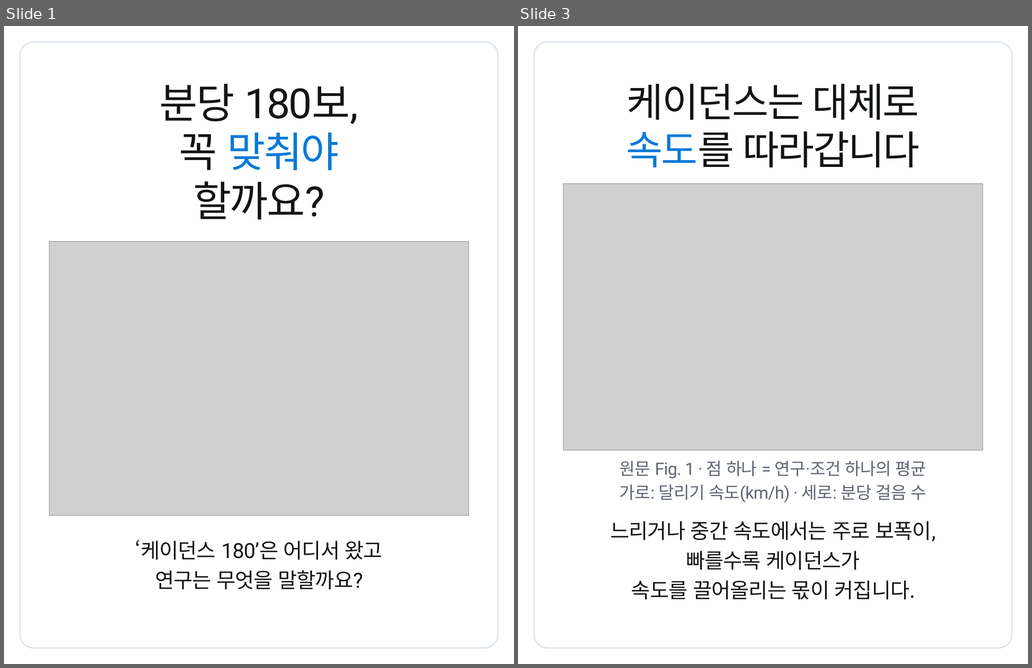
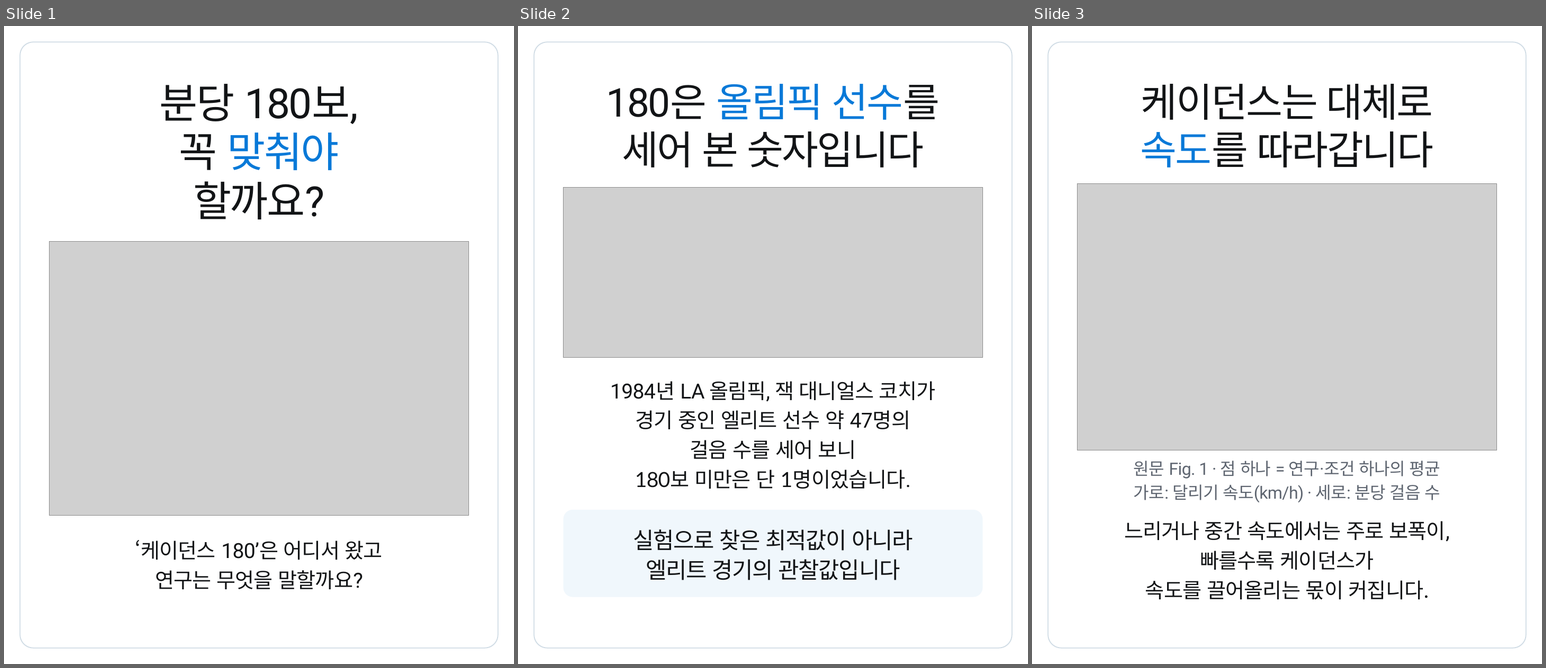
Before and after one commit to js920915-cyber/New-box, a slide deck: content/cadence-180-rule/adobe-express/cadence-180-rule-express.pptx. Shown side by side, each under a label of ours: slides 1 and 3 before the commit, slides 1, 2 and 3 after it; the slides between them are not shown. The pictures are 1032x668 and 1546x668 pixels, drawn with LibreOffice and Linux fonts; fonts in the diff are those of the drawing; grey boxes stand for pictures. Boxes give left, top, right and bottom in pixels: in the first picture for what was removed or moved away, otherwise in the second. Text is boxed around its words. In the diff, an @@ line names an element or a change of style, - is before the commit and + after.

```diff
--- a/content/cadence-180-rule/adobe-express/cadence-180-rule-express.pptx
+++ b/content/cadence-180-rule/adobe-express/cadence-180-rule-express.pptx
@@ slide 2 added at <box>518,26,1028,664</box>, background #FFFFFF @@
@@ rounded rectangle added at <box>534,42,1012,648</box>, outline #D0DCE5 1.5 pt @@
@@ text added at <box>607,84,940,120</box>, 63 pt, text #121416 @@
+180은 올림픽 선수를
@@ text added at <box>622,131,924,168</box>, 63 pt, text #121416 @@
+세어 본 숫자입니다
@@ picture added at <box>564,188,983,358</box> @@
@@ text added at <box>610,381,936,402</box>, 33 pt, text #121416 @@
+1984년 LA 올림픽, 잭 대니얼스 코치가
@@ text added at <box>636,410,911,429</box>, 33 pt, text #121416 @@
+경기 중인 엘리트 선수 약 47명의
@@ text added at <box>690,440,856,459</box>, 33 pt, text #121416 @@
+걸음 수를 세어 보니
@@ text added at <box>635,470,912,489</box>, 33 pt, text #121416 @@
+180보 미만은 단 1명이었습니다.
@@ rounded rectangle added at <box>564,509,983,597</box>, fill #F0F7FC @@
@@ text added at <box>633,530,913,551</box>, 36 pt, text #121416 @@
+실험으로 찾은 최적값이 아니라
@@ text added at <box>646,559,901,580</box>, 36 pt, text #121416 @@
+엘리트 경기의 관찰값입니다
```
Also in this commit, not shown: 1 slide removed, 17 other files.
